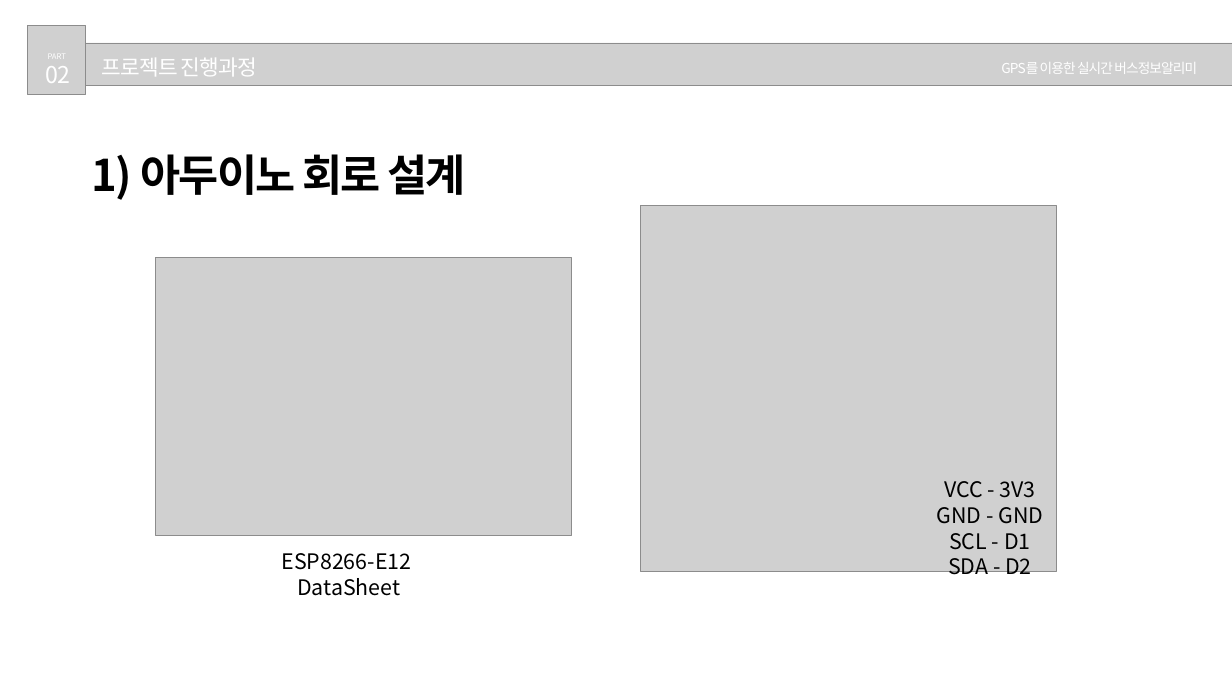
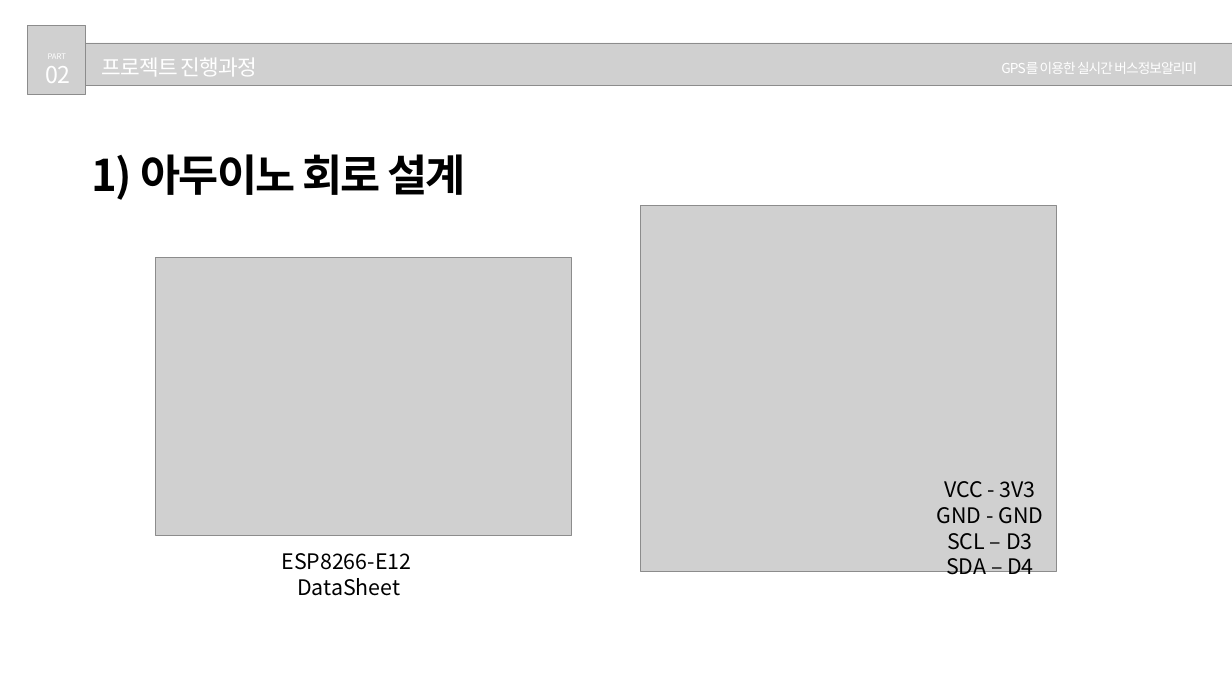
Before and after one commit to Hwan0808/Capstone_Project, a slide deck: slide 5 of 종합프로젝트설계_발표자료.pptx. Drawn at 1232x693 pixels with LibreOffice and Linux fonts; fonts in the diff are those of the drawing; grey boxes stand for pictures. Boxes give left, top, right and bottom in pixels: in the first picture for what was removed or moved away, otherwise in the second. Text is boxed around its words. In the diff, an @@ line names an element or a change of style, - is before the commit and + after.

```diff
--- a/종합프로젝트설계_발표자료.pptx
+++ b/종합프로젝트설계_발표자료.pptx
@@ text at (946, 533, 1034, 580): text changed @@
-SCL - D1
-SDA - D2
+SCL – D3
+SDA – D4
```
Also in this commit, not shown: 3 other slides changed.
